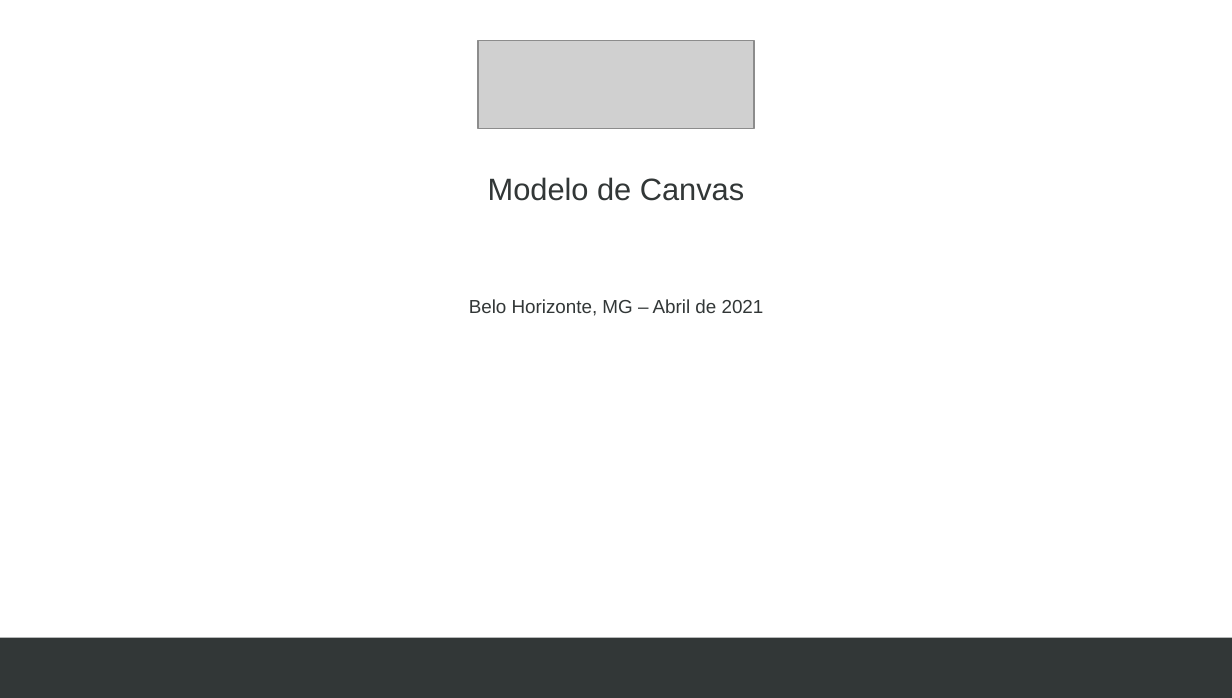
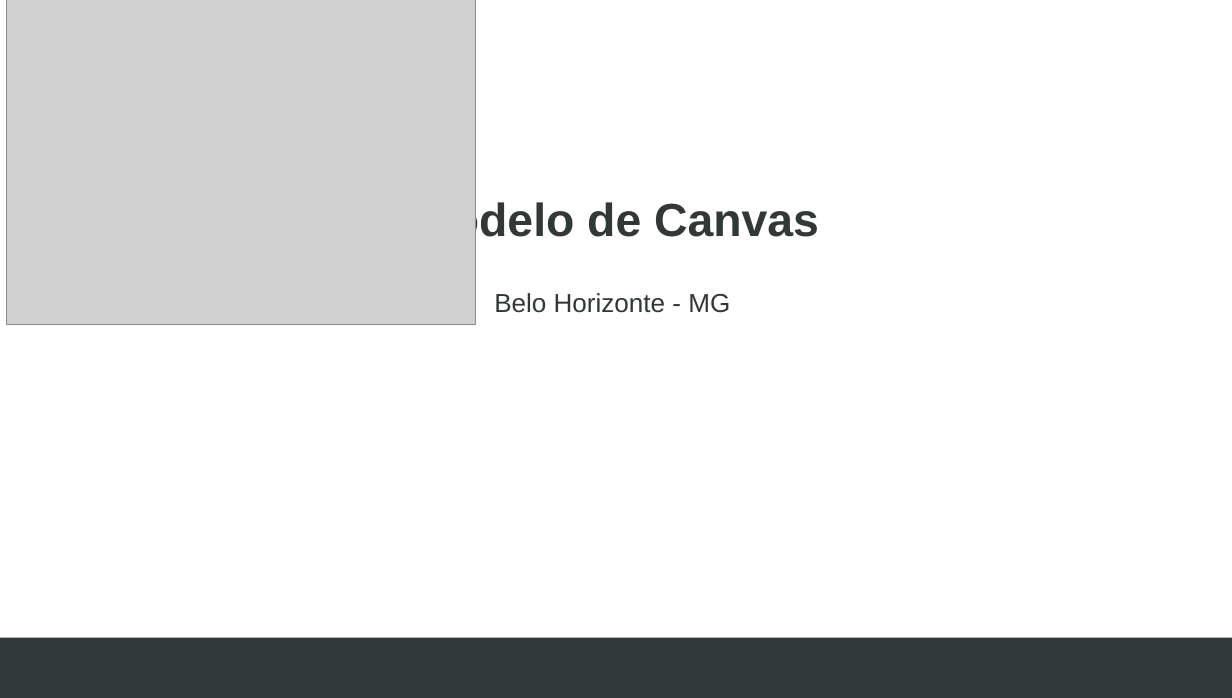
Before and after one commit to Azalim14/projetosabrasel.github.io, a slide deck: slide 1 of arquivos/Modelo de Canvas.pptx. Drawn at 1232x698 pixels with LibreOffice and Linux fonts; fonts in the diff are those of the drawing; grey boxes stand for pictures; background and template pictures are left out. Boxes give left, top, right and bottom in pixels: in the first picture for what was removed or moved away, otherwise in the second. Text is boxed around its words. In the diff, an @@ line names an element or a change of style, - is before the commit and + after.

```diff
--- a/arquivos/Modelo de Canvas.pptx
+++ b/arquivos/Modelo de Canvas.pptx
@@ picture added at (6, 0, 476, 325) @@
@@ picture removed at (478, 41, 754, 128) @@
@@ text "Modelo de Canvas": place and size @@
-text "Modelo de Canvas" at (488, 177, 744, 201)
+text "Modelo de Canvas" at (412, 200, 819, 246)
@@ text "Modelo de Canvas" at (412, 200, 819, 246): size 21.3 to 32 pt, bold on; more space between paragraphs @@
@@ text at (494, 293, 730, 313): text changed; size 13 to 18 pt @@
-Belo Horizonte, MG – Abril de 2021
+Belo Horizonte - MG
```
Also in this commit, not shown: 1 other slide changed, 17 other files.
